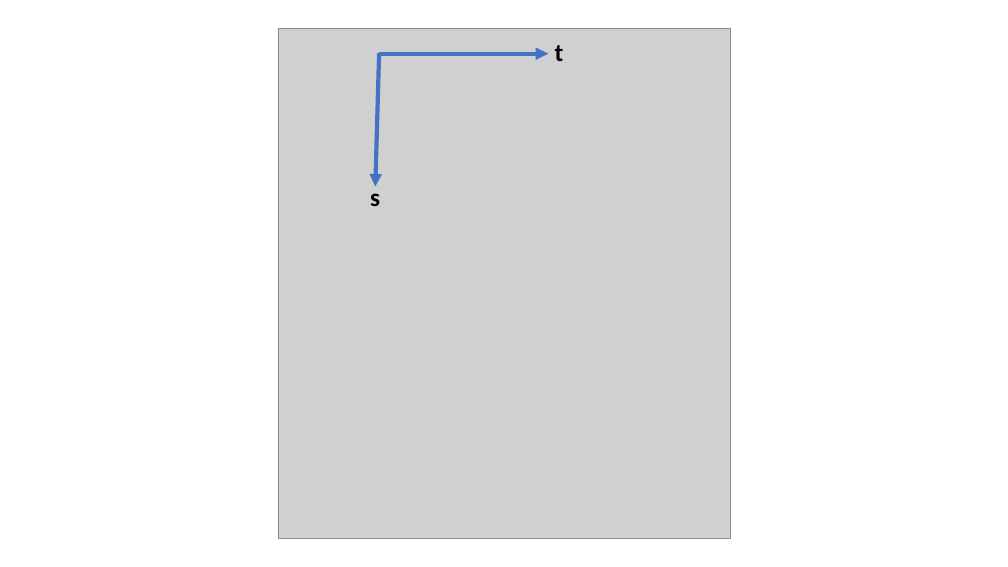
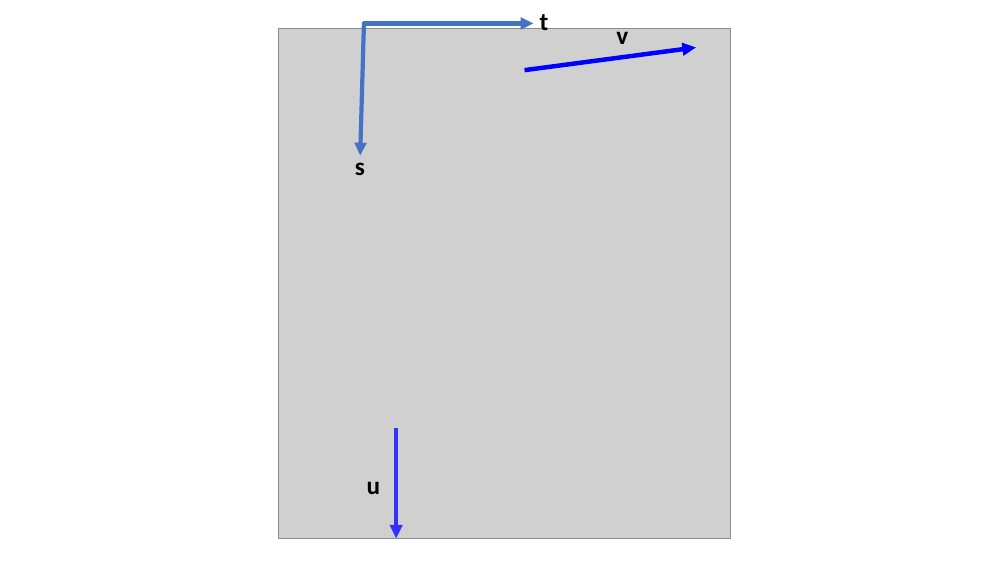
Before and after one commit to marcosvanella/fig, a slide deck: slide 1 of smv/figures/smokegeom_triangulation.pptx. Drawn at 1008x567 pixels with LibreOffice and Linux fonts; fonts in the diff are those of the drawing; grey boxes stand for pictures. Boxes give left, top, right and bottom in pixels: in the first picture for what was removed or moved away, otherwise in the second. Text is boxed around its words. In the diff, an @@ line names an element or a change of style, - is before the commit and + after.

```diff
--- a/smv/figures/smokegeom_triangulation.pptx
+++ b/smv/figures/smokegeom_triangulation.pptx
@@ 2 texts, 2 arrows: place and size @@
-2 texts, 2 arrows at (370, 45, 564, 206)
+2 texts, 2 arrows at (355, 10, 549, 175)
@@ text added at (616, 24, 628, 44), 24 pt, text #000000, bold @@
+v
@@ arrow added from (525, 70) to (696, 48), #0000FF 4.25 pt @@
@@ arrow added from (396, 428) to (396, 538), #3232FF 4.25 pt @@
@@ text added at (367, 481, 381, 494), 24 pt, text #000000, bold @@
+u
```
Also in this commit, not shown: 1 other file.
